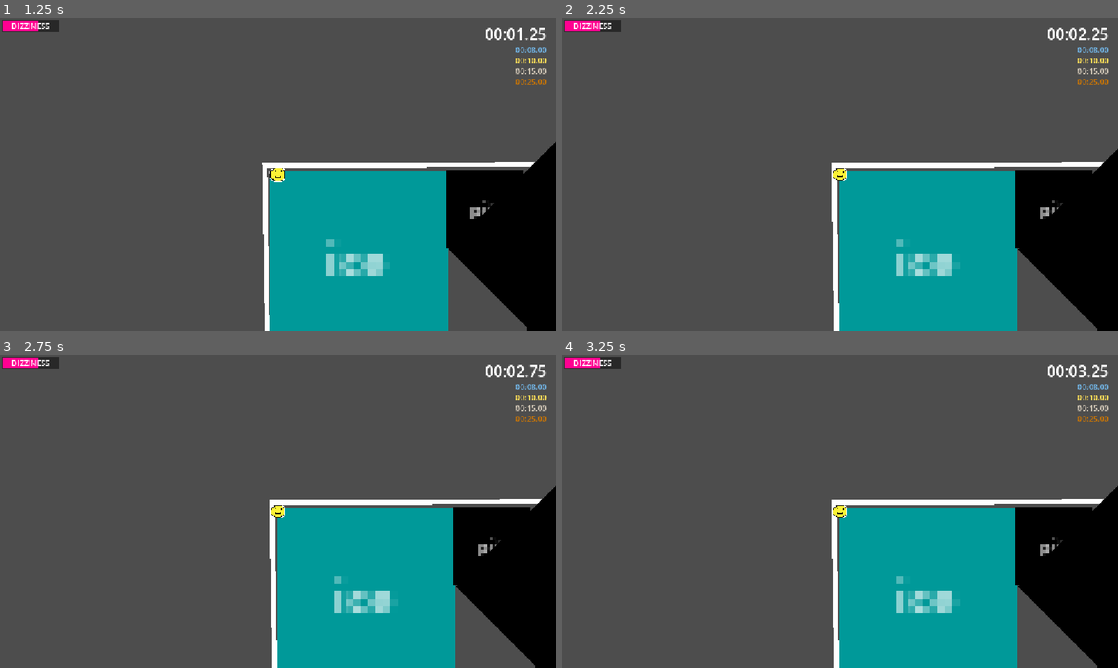
Above: before the commit, frames 1-4 (two rows, left to right).
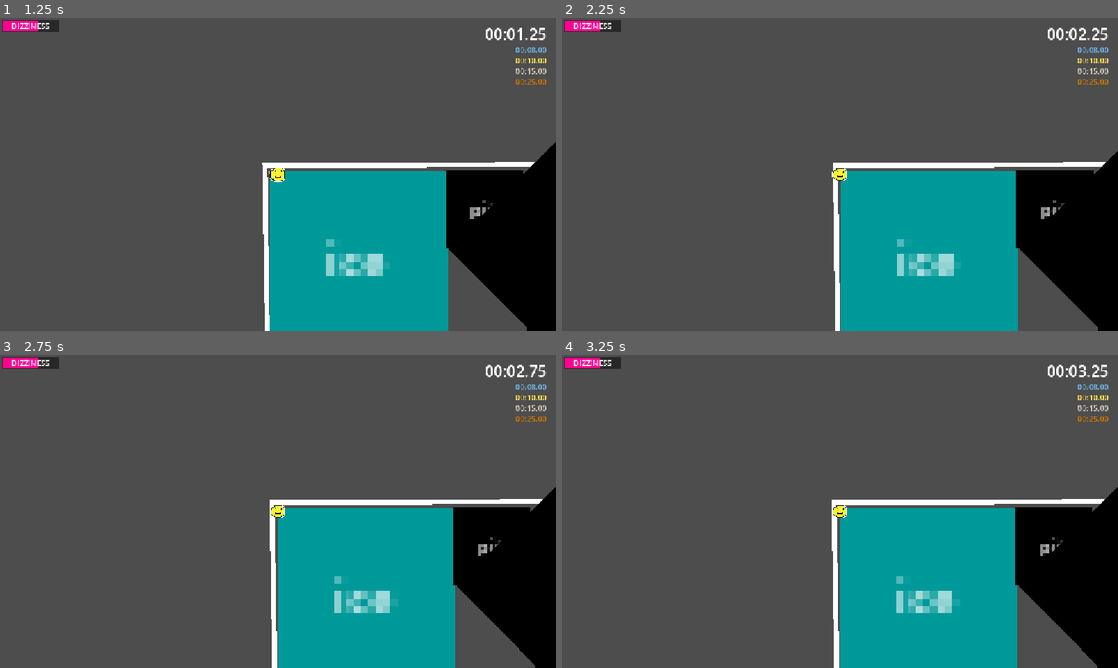
Above: after the commit, the same moments.

Repository: robplaysmusic-bit/dizzy-dash
Game: Godot game, scene res://levels/level-3.tscn
Two runs of this game, one before a commit and one after it. Both use one fixed random seed, a clock stepped at 60 frames per second and the inputs below. This scene is started directly instead of the project's main scene.
Inputs (mouse positions are in pixels of both pictures, inside the frame that each line leads up to):
- Up to frame 1 (1.25 s): tap Enter at 0.5 s; move the mouse to (250, 237) at 0.52 s; hold W (up) from 0.53 s (still down); tap Delete at 0.6 s; click (250, 237) at 0.67 s; tap Space (jump) at 0.77 s
- Up to frame 2 (2.25 s): release W (up) at 1.25 s; drag from (1006, 221) to (923, 259) at 1.27 s; move the mouse to (673, 127) at 2.02 s; hold A (left) from 2.03 s (still down); tap Enter at 2.1 s
- Up to frame 3 (2.75 s): keep holding A (left)
- Up to frame 4 (3.25 s): release A (left) at 2.75 s; drag from (867, 511) to (1051, 545) at 2.77 s

Frame 1 is identical in both runs. In frame 2, 0.7% of the frame differs, in the area x 48-100%, y 41-100%; in frame 3, 0.2%; in frame 4, 0.2%.

Commit message:
Lowered ice slipperiness
no longer taking the piss

Diff:
--- a/player/player.gd
+++ b/player/player.gd
@@ -12,7 +12,7 @@
 const RESPAWN_TIME : float = 1.0
 const RESPAWN_DISTANCE : float = 100.0
 
-const ICY_DAMP : float = 0.25
+const ICY_DAMP : float = 0.5
 const NORMAL_DAMP : float = 5.0
 const SAND_DAMP : float = 10.0
 
